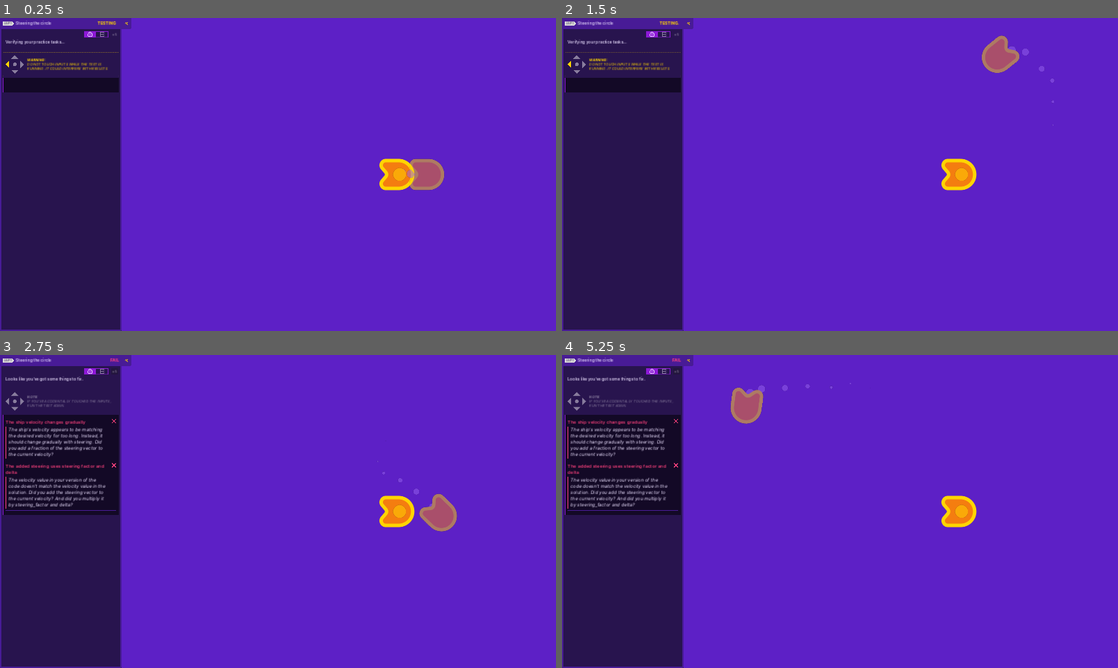
Above: before the commit, frames 1-4 (two rows, left to right).
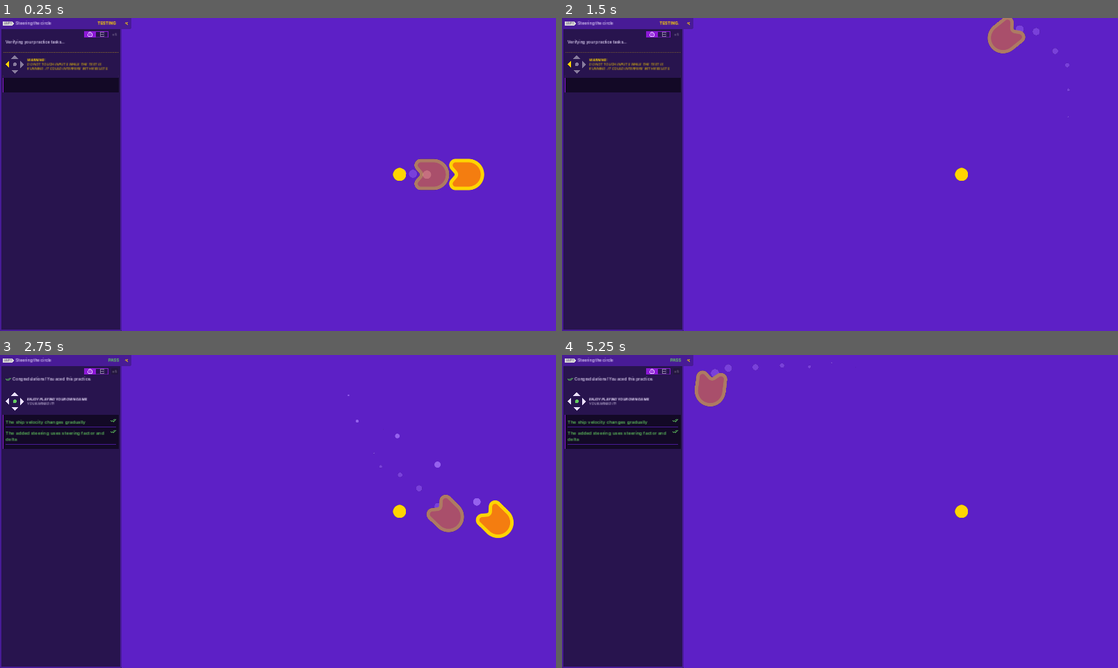
Above: after the commit, the same moments.

Repository: ylirin/2d-GameDev-Course
Game: Godot game, scene res://practices/L5.P1.steering/steering.tscn
The game is run twice, just before and just after one commit, with the same random seed, the same clock (stepped at 60 frames per second) and the same inputs. This scene is started directly instead of the project's main scene.
Inputs:
- Up to frame 1 (0.25 s): no input
- Up to frame 2 (1.5 s): hold D (move_right) 0.53-1.28 s; tap Space (boost) at 0.6, 1.35 s; hold S (move_down) from 1.28 s (still down)
- Up to frame 3 (2.75 s): release S (move_down) at 2.03 s; hold D (move_right) from 2.03 s (still down); tap Space (boost) at 2.1 s
- Up to frame 4 (5.25 s): release D (move_right) at 2.78 s; hold W (move_up) 2.78-3.53 s; tap Space (boost) every 0.75 s from 2.85 to 5.1 s; hold A (move_left) 3.53-5.03 s; hold S (move_down) from 5.03 s (still down)

The runs differ from the first frame. In frame 1, 1.4% of the frame differs, in the area x 68-88%, y 44-56%; in frame 2, 1.5%; in frame 3, 7.1%; in frame 4, 7.2%, in the area x 0-75%, y 1-56%.

Commit message:
L5. Making the ship move smoothly with steerng

Diff:
--- a/04.to_space_and_beyond_workbook/lessons/ship.gd
+++ b/04.to_space_and_beyond_workbook/lessons/ship.gd
@@ -1,9 +1,11 @@
 extends Sprite2D
 
-var max_speed:= 600.0
-var velocity:= Vector2(1000,0)
+var boost_speed := 1500.0
+var normal_speed := 600.0
 
-var boost_speed := 2000.0
+var max_speed := normal_speed
+var velocity := Vector2(0, 0)
+var steering_factor := 10.0
 
 func _process(delta: float) -> void:
 	var direction := Vector2(0, 0)
@@ -17,13 +19,13 @@
 		max_speed = boost_speed
 		get_node("Timer").start()
 
-	velocity = direction * max_speed
+	var desired_velocity := max_speed * direction
+	var steering_vector := desired_velocity - velocity
+	velocity += steering_vector * steering_factor * delta
 	position += velocity * delta
-	rotation = velocity.angle()
 
 	if direction.length() > 0.0:
 		rotation = velocity.angle()
 
-var normal_speed := 700.0
 func _on_timer_timeout() -> void:
 	max_speed = normal_speed
--- a/04.to_space_and_beyond_workbook/lessons/ship.tscn
+++ b/04.to_space_and_beyond_workbook/lessons/ship.tscn
@@ -4,7 +4,7 @@
 [ext_resource type="Script" path="res://lessons/ship.gd" id="2_chtih"]
 
 [node name="Ship" type="Sprite2D"]
-position = Vector2(2.08165e-12, 2.08165e-12)
+position = Vector2(767, 554)
 texture = ExtResource("1_pq8th")
 script = ExtResource("2_chtih")
 
--- a/04.to_space_and_beyond_workbook/practices/L5.P1.steering/steering.gd
+++ b/04.to_space_and_beyond_workbook/practices/L5.P1.steering/steering.gd
@@ -1,6 +1,6 @@
 extends Sprite2D
 
-var max_speed := 600.0
+var max_speed := 700.0
 var velocity := Vector2(0, 0)
 var steering_factor := 10.0
 
@@ -13,9 +13,17 @@
 	if direction.length() > 1.0:
 		direction = direction.normalized()
 
-	# Add code to calculate the desired velocity, the steering,
-	# and add to the current velocity before changing the position.
+	var desired_velocity := max_speed * direction
+	var steering_vector := desired_velocity - velocity
+	velocity += steering_vector * steering_factor * delta
+	position += velocity * delta
+
 	position += velocity * delta
 
 	if direction.length() > 0.0:
 		rotation = velocity.angle()
+
+
+
+func _on_timer_timeout():
+	pass # Replace with function body.
--- a/04.to_space_and_beyond_workbook/practices/L5.P1.steering/steering.tscn
+++ b/04.to_space_and_beyond_workbook/practices/L5.P1.steering/steering.tscn
@@ -1,9 +1,9 @@
-[gd_scene load_steps=8 format=3]
+[gd_scene load_steps=8 format=3 uid="uid://bakukbodbd7cy"]
 
-[ext_resource type="Texture2D" path="res://assets/practice_assets/shape_ship.png" id="1_43x22"]
+[ext_resource type="Texture2D" uid="uid://d1xp2mgpkkc42" path="res://assets/practice_assets/shape_ship.png" id="1_43x22"]
 [ext_resource type="Script" path="res://practices/L5.P1.steering/steering.gd" id="2_fdpd8"]
-[ext_resource type="Texture2D" path="res://assets/practice_assets/ellipse_white.png" id="3_ovrv2"]
-[ext_resource type="Texture2D" path="res://assets/practice_assets/ellipse_yellow.png" id="4_q4dmt"]
+[ext_resource type="Texture2D" uid="uid://bkueifls7csiy" path="res://assets/practice_assets/ellipse_white.png" id="3_ovrv2"]
+[ext_resource type="Texture2D" uid="uid://ci5b253al1tus" path="res://assets/practice_assets/ellipse_yellow.png" id="4_q4dmt"]
 
 [sub_resource type="Curve" id="Curve_p40xv"]
 _data = [Vector2(0, 0.663194), 0.0, 0.0, 0, 0, Vector2(1, 0), -0.0319997, 0.0, 0, 0]
